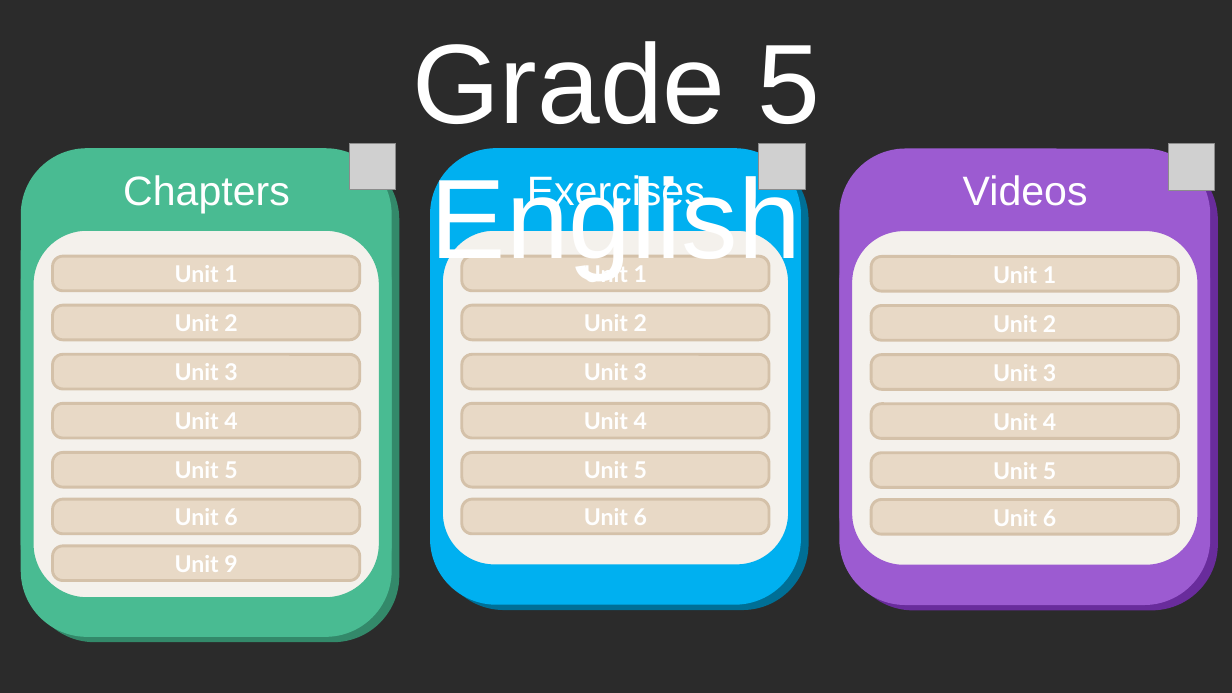
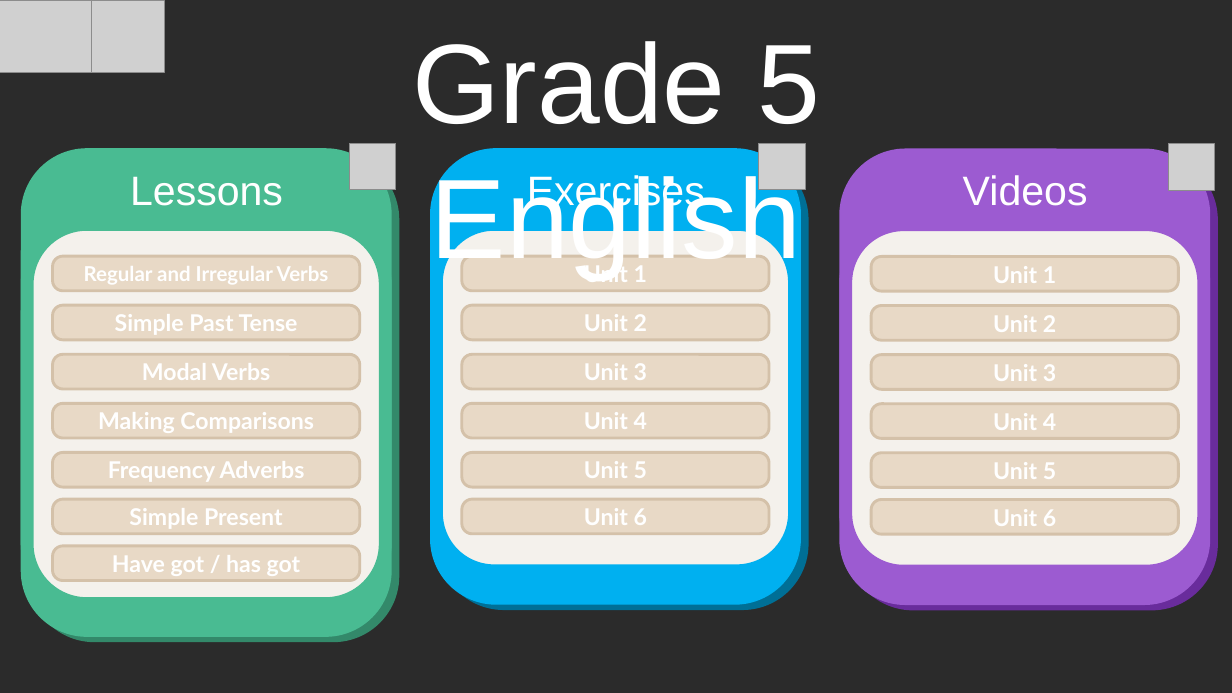
Before and after one commit to ntrk08/english-stefano, a slide deck: slide 3 of main.pptx (slide 6 before the commit). Drawn at 1232x693 pixels with LibreOffice and Linux fonts; fonts in the diff are those of the drawing; grey boxes stand for pictures; background and template pictures are left out; a plain dark background stands for a picture behind light text. Boxes give left, top, right and bottom in pixels: in the first picture for what was removed or moved away, otherwise in the second. Text is boxed around its words. In the diff, an @@ line names an element or a change of style, - is before the commit and + after.

```diff
--- a/main.pptx
+++ b/main.pptx
@@ picture added at bbox=[0, 0, 98, 73] @@
@@ picture added at bbox=[91, 0, 165, 73] @@
@@ text at bbox=[130, 176, 283, 206]: text changed @@
-Chapters
+Lessons
@@ text in rounded rectangle at bbox=[84, 266, 329, 284]: text changed; size 18 to 16 pt @@
-Unit 1
+Regular and Irregular Verbs
@@ text in rounded rectangle at bbox=[115, 314, 298, 335]: text changed @@
-Unit 2
+Simple Past Tense
@@ text in rounded rectangle at bbox=[142, 363, 270, 380]: text changed @@
-Unit 3
+Modal Verbs
@@ text in rounded rectangle at bbox=[98, 412, 313, 433]: text changed @@
-Unit 4
+Making Comparisons
@@ text in rounded rectangle at bbox=[108, 461, 305, 482]: text changed @@
-Unit 5
+Frequency Adverbs
@@ text in rounded rectangle at bbox=[129, 508, 283, 529]: text changed @@
-Unit 6
+Simple Present
@@ text in rounded rectangle at bbox=[112, 555, 301, 576]: text changed @@
-Unit 9
+Have got / has got
```
Also in this commit, not shown: 2 other slides changed, 6 slides removed, 6 other files.
